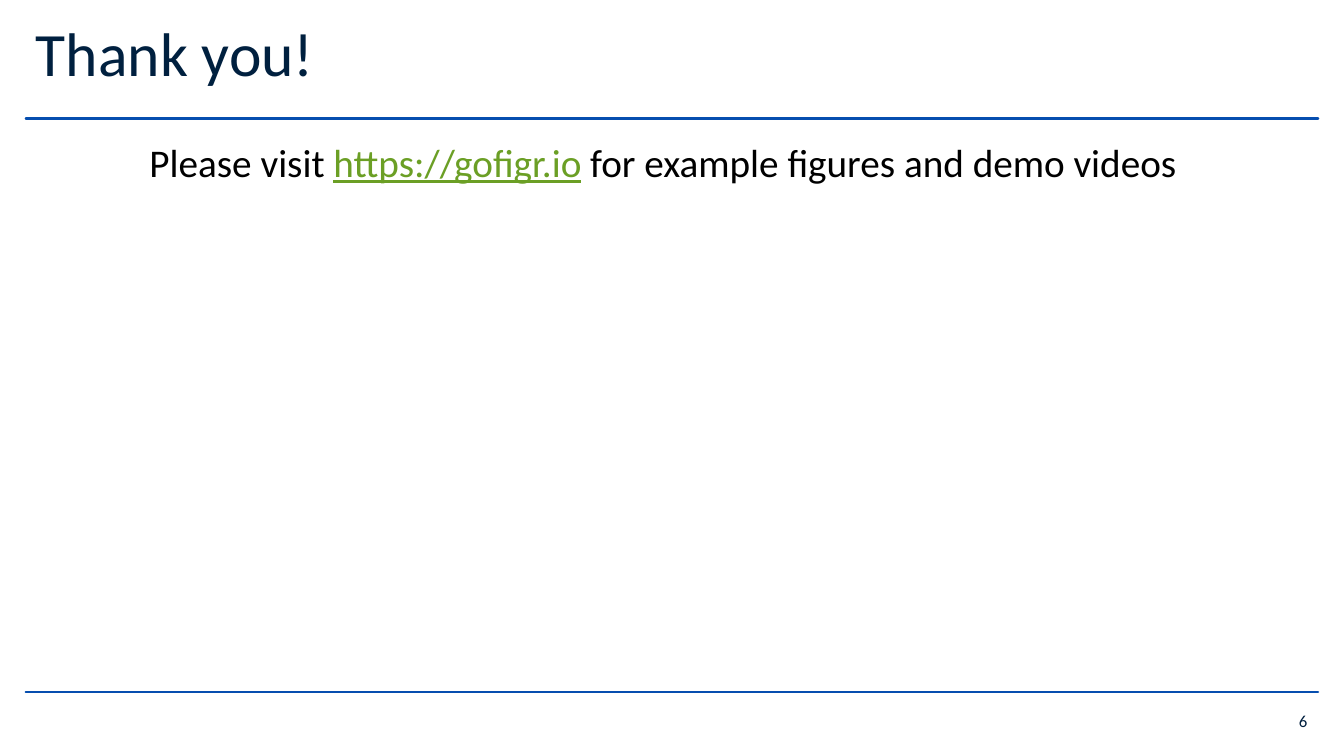
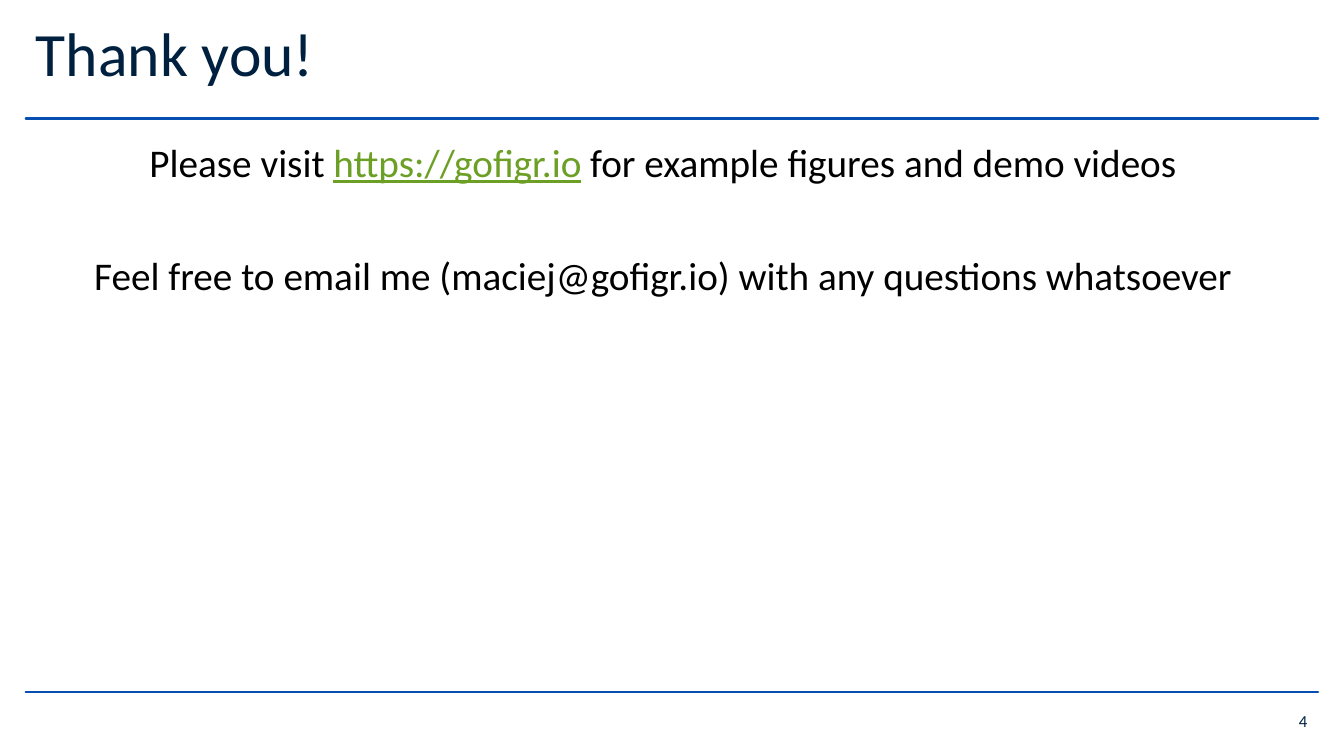
Before and after one commit to GoFigr/examples, a slide deck: slide 4 of webinar_2026_04_08/GoFigr Webinar - April 8, 2026.pptx (slide 6 before the commit). Drawn at 1344x756 pixels with LibreOffice and Linux fonts; fonts in the diff are those of the drawing; background and template pictures are left out. Boxes give left, top, right and bottom in pixels: in the first picture for what was removed or moved away, otherwise in the second. Text is boxed around its words. In the diff, an @@ line names an element or a change of style, - is before the commit and + after.

```diff
--- a/webinar_2026_04_08/GoFigr Webinar - April 8, 2026.pptx
+++ b/webinar_2026_04_08/GoFigr Webinar - April 8, 2026.pptx
@@ text at box(94, 261, 1232, 297): paragraph added @@
+Feel free to email me (maciej@gofigr.io) with any questions whatsoever
@@ page number at box(1299, 716, 1307, 727): text changed @@
-6
+4
```
Also in this commit, not shown: 3 other slides changed, 1 slide added, 1 slide removed.
